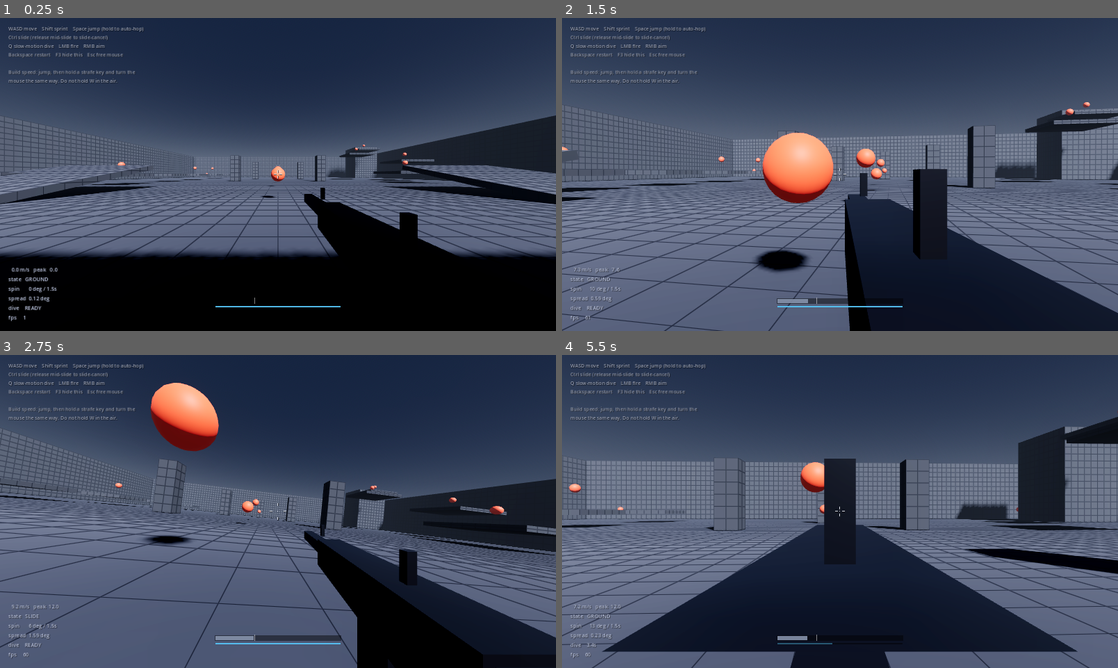
Above: before the commit, frames 1-4 (two rows, left to right).
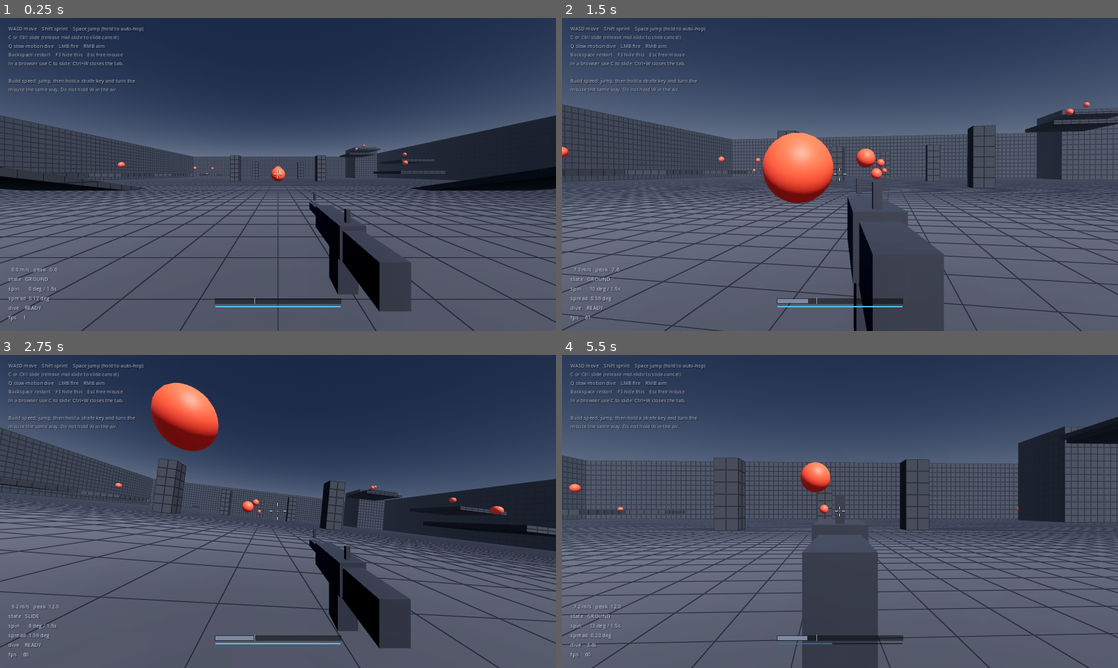
Above: after the commit, the same moments.

Repository: B-2222/How-To-Claude
Game: Godot game, scene res://scenes/main.tscn
Two runs of this game, one before a commit and one after it. Both use one fixed random seed, a clock stepped at 60 frames per second and the inputs below.
Inputs (mouse positions are in pixels of both pictures, inside the frame that each line leads up to):
- Up to frame 1 (0.25 s): no input
- Up to frame 2 (1.5 s): move the mouse to (867, 174) at 0.52 s; hold Right mouse button (ads) 0.53-1.28 s; hold W (move_forward) from 0.53 s (still down); tap Space (jump) at 0.77 s; move the mouse to (812, 174) at 1.27 s; right-click (812, 174) at 1.35 s
- Up to frame 3 (2.75 s): keep holding W (move_forward); tap Space (jump) at 1.52 s; move the mouse to (289, 505) at 2.02 s; hold Ctrl (crouch) from 2.03 s (still down); right-click (289, 505) at 2.3 s
- Up to frame 4 (5.5 s): keep holding W (move_forward); move the mouse to (834, 517) at 2.77 s; release Ctrl (crouch) at 2.78 s; tap Q (dive) at 2.85 s; tap Space (jump) at 3.02, 3.77, 4.52 s; right-click (834, 517) at 3.05 s; move the mouse to (878, 514) at 3.52 s; press the mouse at (878, 514) at 3.53 s; right-click (878, 514) at 3.8 s; move the mouse to (795, 508) at 4.27 s; release the mouse at (795, 508) at 4.28 s; tap Shift (sprint) at 4.35 s; right-click (795, 508) at 4.55 s; move the mouse to (845, 511) at 5.02 s; hold Right mouse button (ads) from 5.03 s (still down)

The runs differ from the first frame. In frame 1, 39% of the frame differs, in the area x 0-100%, y 5-100%; in frame 2, 35%; in frame 3, 22%; in frame 4, 44%.

Commit message:
Add a playable browser build, and fix the rendering bugs it exposed
Exports the game to WebAssembly and publishes it to GitHub Pages, plus the
render fixes that testing the build turned up.

Web export:
- Godot 4.3 has no Forward+ backend for the browser, so project.godot uses a
  .web feature-tag override to run the Compatibility (WebGL 2) renderer in
  the browser while desktop stays on Forward+. MSAA and shadow filtering get
  the same treatment.
- Exported with thread support off. Threaded web builds need SharedArrayBuffer
  and therefore COOP/COEP headers, which GitHub Pages cannot set; a
  single-threaded build works on any static host.
- Added C as a second crouch key. Ctrl+W closes a browser tab and no page can
  intercept it, so Ctrl plus a strafe was a trap.
- .github/workflows/pages.yml publishes the committed web/ export. It does not
  build in CI: fetching the editor plus the 1 GB template package on every push
  costs far more than committing a 35 MB export.

Rendering bugs, all found by capturing and measuring real frames:
- tonemap_white was 6.0 against an ACES default of 1.0, crushing every midtone
  so a lit greybox floor rendered nearly black. Affected both renderers.
- The arena generator serialised Transform3D as three consecutive axis vectors,
  but the .tscn literal is stored row by row. That writes the transpose, which
  for a rotation is its inverse, so both slide ramps tilted the wrong way.
- The view model was authored around its own centre, so the stock sat behind
  the camera and its near-plane-clipped triangles smeared across the lower
  screen. Re-authored with the rear at local z = 0.
- Directional shadows are disabled under Compatibility. The nearest few metres
  of ground render fully shadowed there, and it is not a bias problem: sweeping
  bias, normal bias, split count and shadow distance moves the boundary by
  under 1% of the screen, and it reproduces with a stock StandardMaterial3D.
  Disabling the shadow pass is the only thing that clears it.

Testing:
- tools/screenshot_probe.gd renders four vantage points under xvfb with
  software GL and reports black rows and mean brightness per shot, so lighting
  regressions are measured rather than eyeballed. The shadow bug read as 29%
  of the view black; it now reads zero everywhere.
- The export was loaded in headless Chromium over HTTP and confirmed to boot on
  WebGL 2 with no console errors.
- Both existing suites still pass unchanged.

Co-Authored-By: Claude Opus 5 <noreply@anthropic.com>
Claude-Session: https://claude.ai/code/session_015tddFiw9EWaq3Nqfp4Qgbm

Diff:
--- a/project.godot
+++ b/project.godot
@@ -61,7 +61,7 @@
 }
 crouch={
 "deadzone": 0.2,
-"events": [Object(InputEventKey,"resource_local_to_scene":fa …(214 unchanged characters)… "location":0,"echo":false,"script":null)]
+"events": [Object(InputEventKey,"resource_local_to_scene":fa …(214 unchanged characters)… "location":0,"echo":false,"script":null), Object(InputEventKey,"resource_local_to_scene":false,"resource_name":"","device":-1,"window_id":0,"alt_pressed":false,"shift_pressed":false,"ctrl_pressed":false,"meta_pressed":false,"pressed":false,"keycode":0,"physical_keycode":67,"key_label":0,"unicode":0,"location":0,"echo":false,"script":null)]
 }
 dive={
 "deadzone": 0.2,
@@ -96,6 +96,14 @@
 
 [rendering]
 
+; Godot 4.3 has no Forward+ backend on the web, so the browser build runs the
+; Compatibility (WebGL 2) renderer. The .web suffix is a feature-tag override:
+; desktop keeps Forward+ and its nicer lighting.
+renderer/rendering_method="forward_plus"
+renderer/rendering_method.web="gl_compatibility"
+; MSAA is expensive in WebGL and the greybox has no fine detail to alias.
 anti_aliasing/quality/msaa_3d=2
+anti_aliasing/quality/msaa_3d.web=0
 anti_aliasing/quality/screen_space_aa=1
 lights_and_shadows/directional_shadow/soft_shadow_filter_quality=3
+lights_and_shadows/directional_shadow/soft_shadow_filter_quality.web=0
--- a/scenes/arenas/flat_range.tscn
+++ b/scenes/arenas/flat_range.tscn
@@ -211,7 +211,7 @@
 shape = SubResource("Shape_4")
 
 [node name="RampWest" type="StaticBody3D" parent="Geometry"]
-transform = Transform3D(1, 0, 0, 0, 0.978148, -0.207912, 0, 0.207912, 0.978148, -20, 1, 30)
+transform = Transform3D(1, 0, 0, 0, 0.978148, 0.207912, 0, -0.207912, 0.978148, -20, 1, 30)
 collision_layer = 1
 collision_mask = 0
 
@@ -223,7 +223,7 @@
 shape = SubResource("Shape_5")
 
 [node name="RampEast" type="StaticBody3D" parent="Geometry"]
-transform = Transform3D(1, 0, 0, 0, 0.978148, -0.207912, 0, 0.207912, 0.978148, 20, 1, 30)
+transform = Transform3D(1, 0, 0, 0, 0.978148, 0.207912, 0, -0.207912, 0.978148, 20, 1, 30)
 collision_layer = 1
 collision_mask = 0
 
--- a/scenes/main.tscn
+++ b/scenes/main.tscn
@@ -23,7 +23,7 @@
 ambient_light_source = 3
 ambient_light_sky_contribution = 0.85
 tonemap_mode = 3
-tonemap_white = 6.0
+tonemap_white = 1.0
 ssao_enabled = true
 ssao_radius = 1.4
 ssao_intensity = 1.6
@@ -123,9 +123,10 @@
 theme_override_constants/line_spacing = 3
 theme_override_font_sizes/font_size = 14
 text = "WASD move    Shift sprint    Space jump (hold to auto-hop)
-Ctrl slide (release mid-slide to slide-cancel)
+C or Ctrl slide (release mid-slide to slide-cancel)
 Q slow-motion dive    LMB fire    RMB aim
 Backspace restart    F3 hide this    Esc free mouse
+In a browser use C to slide: Ctrl+W closes the tab.
 
 Build speed: jump, then hold a strafe key and turn the
 mouse the same way. Do not hold W in the air."
--- a/scenes/weapons/mk1_rifle.tscn
+++ b/scenes/weapons/mk1_rifle.tscn
@@ -7,9 +7,9 @@
 [ext_resource type="AudioStream" path="res://audio/fire.wav" id="5_fire"]
 
 [sub_resource type="StandardMaterial3D" id="Mat_gun"]
-albedo_color = Color(0.17, 0.18, 0.21, 1)
-metallic = 0.45
-roughness = 0.5
+albedo_color = Color(0.29, 0.3, 0.34, 1)
+metallic = 0.2
+roughness = 0.45
 
 [sub_resource type="StandardMaterial3D" id="Mat_flash"]
 transparency = 1
@@ -20,15 +20,15 @@
 
 [sub_resource type="BoxMesh" id="Mesh_body"]
 material = SubResource("Mat_gun")
-size = Vector3(0.085, 0.1, 0.5)
+size = Vector3(0.085, 0.11, 0.32)
 
 [sub_resource type="BoxMesh" id="Mesh_barrel"]
 material = SubResource("Mat_gun")
-size = Vector3(0.05, 0.05, 0.4)
+size = Vector3(0.045, 0.045, 0.28)
 
 [sub_resource type="BoxMesh" id="Mesh_grip"]
 material = SubResource("Mat_gun")
-size = Vector3(0.07, 0.17, 0.09)
+size = Vector3(0.07, 0.16, 0.09)
 
 [sub_resource type="BoxMesh" id="Mesh_stock"]
 material = SubResource("Mat_gun")
@@ -43,47 +43,47 @@
 size = Vector2(0.3, 0.3)
 
 [node name="Rifle" type="Node3D"]
-transform = Transform3D(1, 0, 0, 0, 1, 0, 0, 0, 1, 0.2, -0.16, -0.42)
+transform = Transform3D(1, 0, 0, 0, 1, 0, 0, 0, 1, 0.24, -0.22, -0.32)
 script = ExtResource("1_weapon")
 stats = ExtResource("2_stats")
-ads_position = Vector3(0, -0.075, -0.32)
+ads_position = Vector3(0, -0.075, -0.24)
 tracer_scene = ExtResource("3_tracer")
 impact_scene = ExtResource("4_impact")
 
 [node name="Model" type="Node3D" parent="."]
 
 [node name="Body" type="MeshInstance3D" parent="Model"]
-transform = Transform3D(1, 0, 0, 0, 1, 0, 0, 0, 1, 0, 0, 0.05)
+transform = Transform3D(1, 0, 0, 0, 1, 0, 0, 0, 1, 0, 0, -0.34)
 cast_shadow = 0
 mesh = SubResource("Mesh_body")
 
 [node name="Barrel" type="MeshInstance3D" parent="Model"]
-transform = Transform3D(1, 0, 0, 0, 1, 0, 0, 0, 1, 0, 0.005, -0.42)
+transform = Transform3D(1, 0, 0, 0, 1, 0, 0, 0, 1, 0, 0.005, -0.62)
 cast_shadow = 0
 mesh = SubResource("Mesh_barrel")
 
 [node name="Grip" type="MeshInstance3D" parent="Model"]
-transform = Transform3D(1, 0, 0, 0, 1, 0, 0, 0, 1, 0, -0.12, 0.14)
+transform = Transform3D(1, 0, 0, 0, 1, 0, 0, 0, 1, 0, -0.11, -0.26)
 cast_shadow = 0
 mesh = SubResource("Mesh_grip")
 
 [node name="Stock" type="MeshInstance3D" parent="Model"]
-transform = Transform3D(1, 0, 0, 0, 1, 0, 0, 0, 1, 0, -0.01, 0.36)
+transform = Transform3D(1, 0, 0, 0, 1, 0, 0, 0, 1, 0, -0.01, -0.1)
 cast_shadow = 0
 mesh = SubResource("Mesh_stock")
 
 [node name="SightFront" type="MeshInstance3D" parent="Model"]
-transform = Transform3D(1, 0, 0, 0, 1, 0, 0, 0, 1, 0, 0.075, -0.28)
+transform = Transform3D(1, 0, 0, 0, 1, 0, 0, 0, 1, 0, 0.075, -0.7)
 cast_shadow = 0
 mesh = SubResource("Mesh_sight")
 
 [node name="SightRear" type="MeshInstance3D" parent="Model"]
-transform = Transform3D(1, 0, 0, 0, 1, 0, 0, 0, 1, 0, 0.075, 0.18)
+transform = Transform3D(1, 0, 0, 0, 1, 0, 0, 0, 1, 0, 0.075, -0.22)
 cast_shadow = 0
 mesh = SubResource("Mesh_sight")
 
 [node name="Muzzle" type="Marker3D" parent="Model"]
-transform = Transform3D(1, 0, 0, 0, 1, 0, 0, 0, 1, 0, 0.005, -0.63)
+transform = Transform3D(1, 0, 0, 0, 1, 0, 0, 0, 1, 0, 0.005, -0.79)
 
 [node name="Flash" type="MeshInstance3D" parent="Model/Muzzle"]
 cast_shadow = 0
--- a/scripts/main.gd
+++ b/scripts/main.gd
@@ -1,8 +1,38 @@
 extends Node3D
 ## Scene root for the Phase 1 test range. Owns nothing but restart and cleanup.
 
+@onready var world_environment: WorldEnvironment = $WorldEnvironment
+
+
 func _ready() -> void:
 	randomize()
+	_apply_renderer_limits()
+
+
+## The web build runs the Compatibility renderer, which cannot do everything the
+## Forward+ desktop build can. Adjusting one environment here beats maintaining a
+## second copy of the whole look.
+##
+## Directional shadows are turned OFF rather than retuned. Under Compatibility
+## the nearest ~3.5 m of ground renders fully shadowed, and it is not a bias
+## problem: sweeping bias, normal bias, split counts and shadow distance moves
+## the boundary by less than 1% of the screen, and it reproduces with a stock
+## StandardMaterial3D, so it is not the greybox shader either. Disabling the
+## shadow pass is the only thing that clears it. A greybox loses little.
+@export var disable_shadows_on_compatibility := true
+
+func _apply_renderer_limits() -> void:
+	# Compatibility runs on OpenGL and has no RenderingDevice; Forward+ does.
+	var compatibility := RenderingServer.get_rendering_device() == null
+	if not compatibility:
+		return
+	var environment := world_environment.environment
+	if environment:
+		# SSAO is a Forward+ feature; leaving it on just logs a warning.
+		environment.ssao_enabled = false
+	var sun := get_node_or_null("Sun") as DirectionalLight3D
+	if sun and disable_shadows_on_compatibility:
+		sun.shadow_enabled = false
 
 
 func _unhandled_input(event: InputEvent) -> void:
--- a/scripts/weapons/hitscan_weapon.gd
+++ b/scripts/weapons/hitscan_weapon.gd
@@ -11,7 +11,7 @@
 
 @export var stats: WeaponStats
 ## Local position the model blends to when aiming, from its authored hip position.
-@export var ads_position := Vector3(0.0, -0.075, -0.32)
+@export var ads_position := Vector3(0.0, -0.075, -0.24)
 @export var tracer_scene: PackedScene
 @export var impact_scene: PackedScene
 
--- /dev/null
+++ b/tools/screenshot_probe.gd
@@ -0,0 +1,68 @@
+extends Node
+## Captures the arena from several vantage points and measures the result, so a
+## renderer or lighting regression can be caught without a desktop.
+##
+##   xvfb-run -a godot --path . --rendering-method gl_compatibility \
+##     --rendering-driver opengl3 --resolution 1280x720 tools/screenshot_test.tscn
+##
+## Test rig only; not part of any shipped scene.
+
+const SHOTS := [
+	{"name": "spawn", "pos": Vector3(0.0, 0.0, 42.0), "yaw": 0.0, "pitch": -0.05},
+	{"name": "hop_course", "pos": Vector3(-34.0, 6.0, 32.0), "yaw": 0.35, "pitch": -0.30},
+	{"name": "platforms", "pos": Vector3(14.0, 4.0, 26.0), "yaw": -0.55, "pitch": -0.12},
+	{"name": "tower", "pos": Vector3(38.0, 15.0, -30.0), "yaw": 2.6, "pitch": -0.35},
+]
+
+var player: Player
+var _frames := 0
+
+
+func _ready() -> void:
+	player = get_parent().get_node("Main/Player") as Player
+
+
+func _process(_delta: float) -> void:
+	_frames += 1
+	# Let shaders compile and the first frames settle before capturing.
+	if _frames < 60:
+		return
+	set_process(false)
+	_run()
+
+
+func _run() -> void:
+	for shot: Dictionary in SHOTS:
+		player.global_position = shot["pos"]
+		player.velocity = Vector3.ZERO
+		player.look_yaw = shot["yaw"]
+		player.look_pitch = shot["pitch"]
+		for i in 3:
+			await get_tree().process_frame
+			await RenderingServer.frame_post_draw
+		var image := get_viewport().get_texture().get_image()
+		var path := "user://shot_%s.png" % shot["name"]
+		image.save_png(path)
+		print("%-12s %s  %s" % [shot["name"], ProjectSettings.globalize_path(path), _describe(image)])
+	get_tree().quit()
+
+
+## Reports black rows at the bottom of the view and mean brightness. A healthy
+## capture has zero black rows: the floor should reach the bottom of the screen.
+func _describe(image: Image) -> String:
+	var height := image.get_height()
+	var column := int(image.get_width() * 0.15)
+	var last_lit := -1
+	for y in range(height - 1, -1, -1):
+		var c := image.get_pixel(column, y)
+		if c.r + c.g + c.b > 0.02:
+			last_lit = y
+			break
+	var total := 0.0
+	var samples := 0
+	for y in range(0, height, 8):
+		for x in range(0, image.get_width(), 8):
+			var c := image.get_pixel(x, y)
+			total += (c.r + c.g + c.b) / 3.0
+			samples += 1
+	return "black rows=%d  mean brightness=%.3f" % [height - 1 - last_lit, total / samples]
--- /dev/null
+++ b/tools/screenshot_test.tscn
@@ -0,0 +1,11 @@
+[gd_scene load_steps=3 format=3]
+
+[ext_resource type="PackedScene" path="res://scenes/main.tscn" id="1_main"]
+[ext_resource type="Script" path="res://tools/screenshot_probe.gd" id="2_probe"]
+
+[node name="ScreenshotTest" type="Node"]
+
+[node name="Main" parent="." instance=ExtResource("1_main")]
+
+[node name="Probe" type="Node" parent="."]
+script = ExtResource("2_probe")
Binary file added: web/index.apple-touch-icon.png
Binary file added: web/index.icon.png
Binary file added: web/index.png
Not shown, added: .github/workflows/pages.yml
Not shown, changed: README.md
Not shown, changed: tools/build_flat_range.py
Not shown, added: web/.nojekyll
Not shown, added: web/index.audio.worklet.js
Not shown, added: web/index.html
Not shown, added: web/index.js
Not shown, added: web/index.pck
Not shown, added: web/index.wasm
